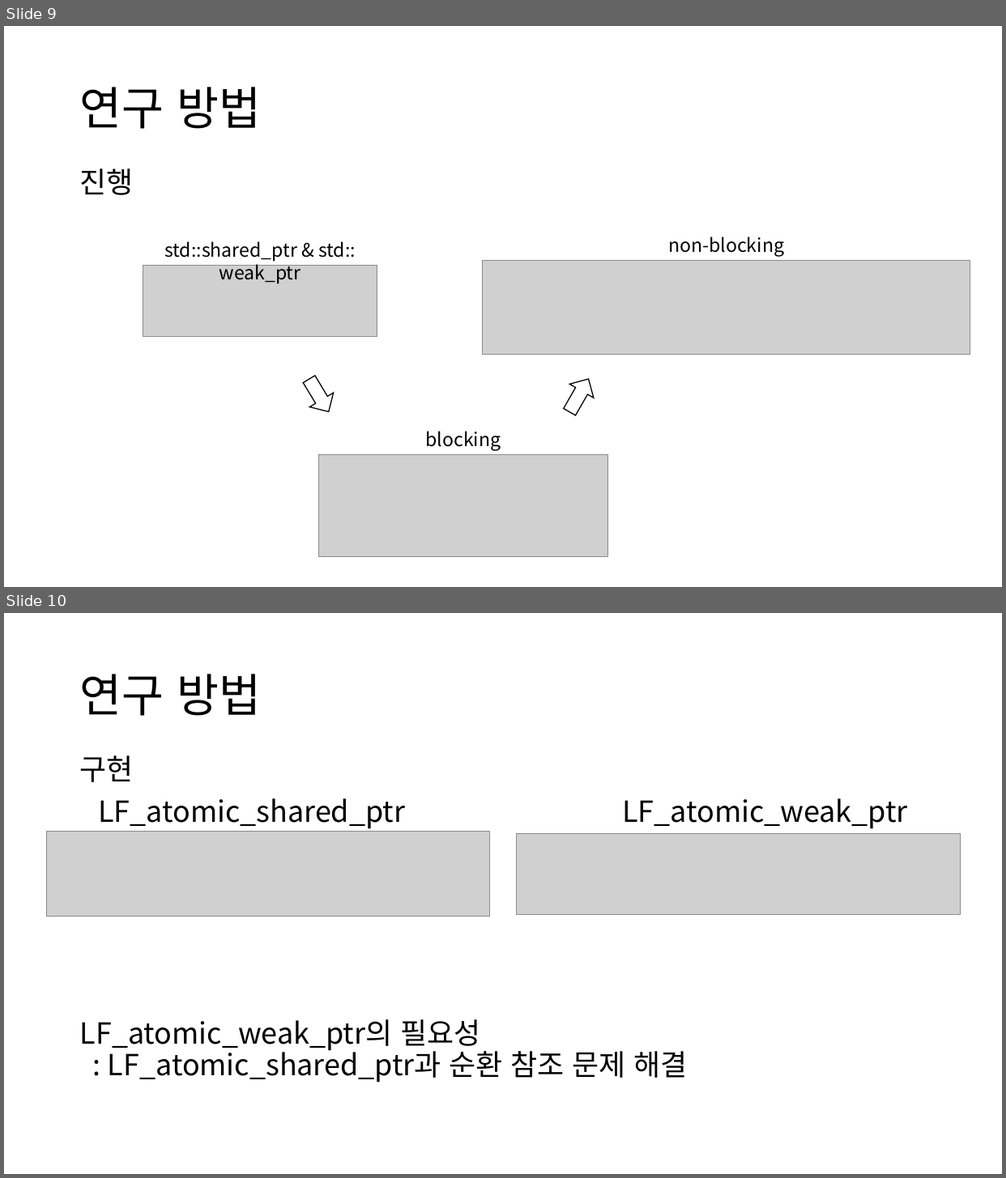
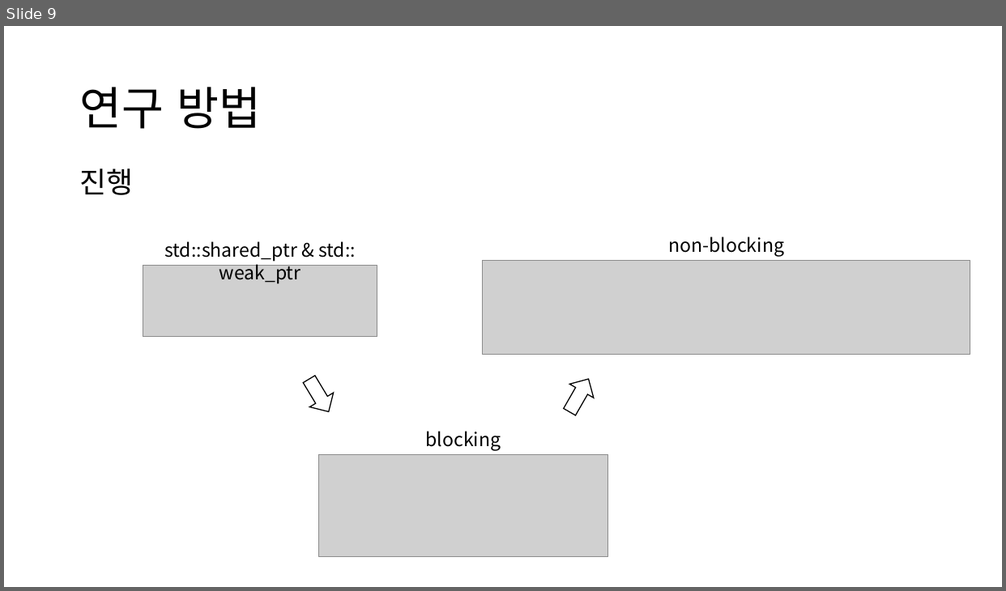
Before and after one commit to KU-t/1920-thesis, a slide deck: PPT/제안서191202ver.0.pptx. Shown one above the other, each under a label of ours: slides 9 and 10 before the commit, slide 9 after it. The pictures are 1006x1178 and 1006x591 pixels, drawn with LibreOffice and Linux fonts; fonts in the diff are those of the drawing; grey boxes stand for pictures. Boxes give left, top, right and bottom in pixels: in the first picture for what was removed or moved away, otherwise in the second. Text is boxed around its words. In the diff, an @@ line names an element or a change of style, - is before the commit and + after.

```diff
--- a/PPT/제안서191202ver.0.pptx
+++ b/PPT/제안서191202ver.0.pptx
@@ slide 10 removed at (4, 613, 1002, 1174), background #FFFFFF @@
@@ title removed at (80, 674, 262, 716) @@
-연구 방법
@@ text removed at (80, 756, 907, 829) @@
-구현
-LF_atomic_shared_ptr LF_atomic_weak_ptr
@@ picture removed at (46, 832, 490, 917) @@
@@ picture removed at (516, 833, 960, 914) @@
@@ text removed at (80, 1020, 688, 1083) @@
-LF_atomic_weak_ptr의 필요성
-: LF_atomic_shared_ptr과 순환 참조 문제 해결
```
Also in this commit, not shown: 6 slides changed, 2 slides added, 3 other slides removed, 1 other file.
